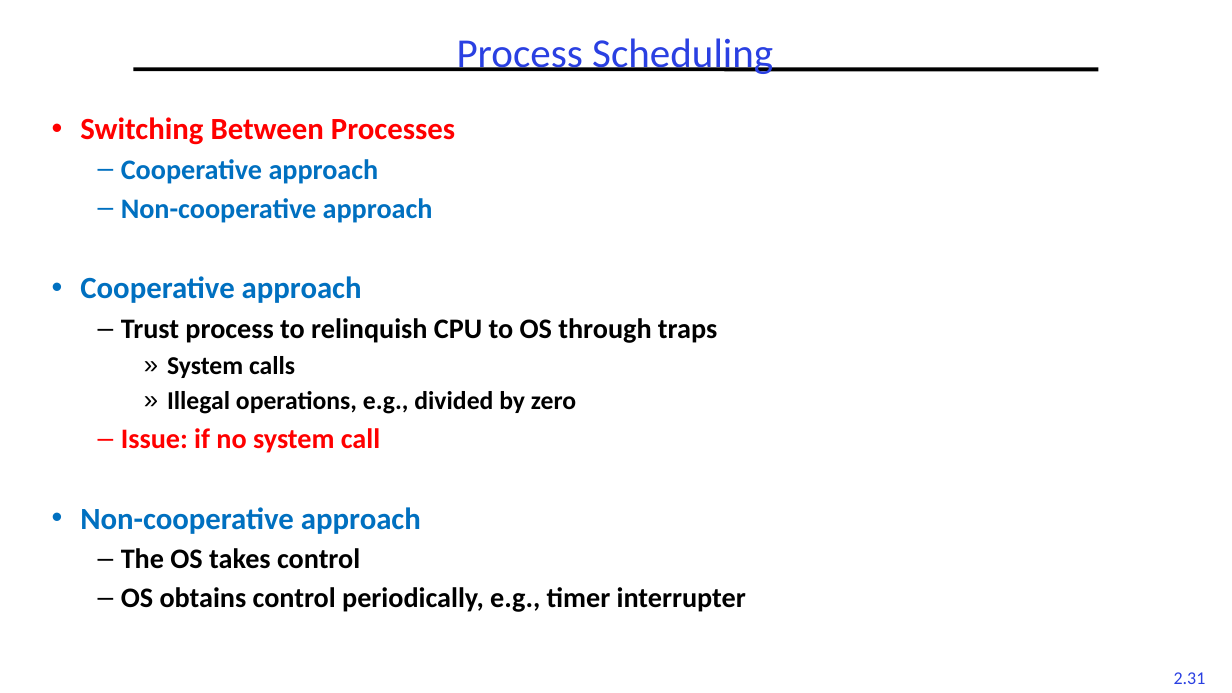
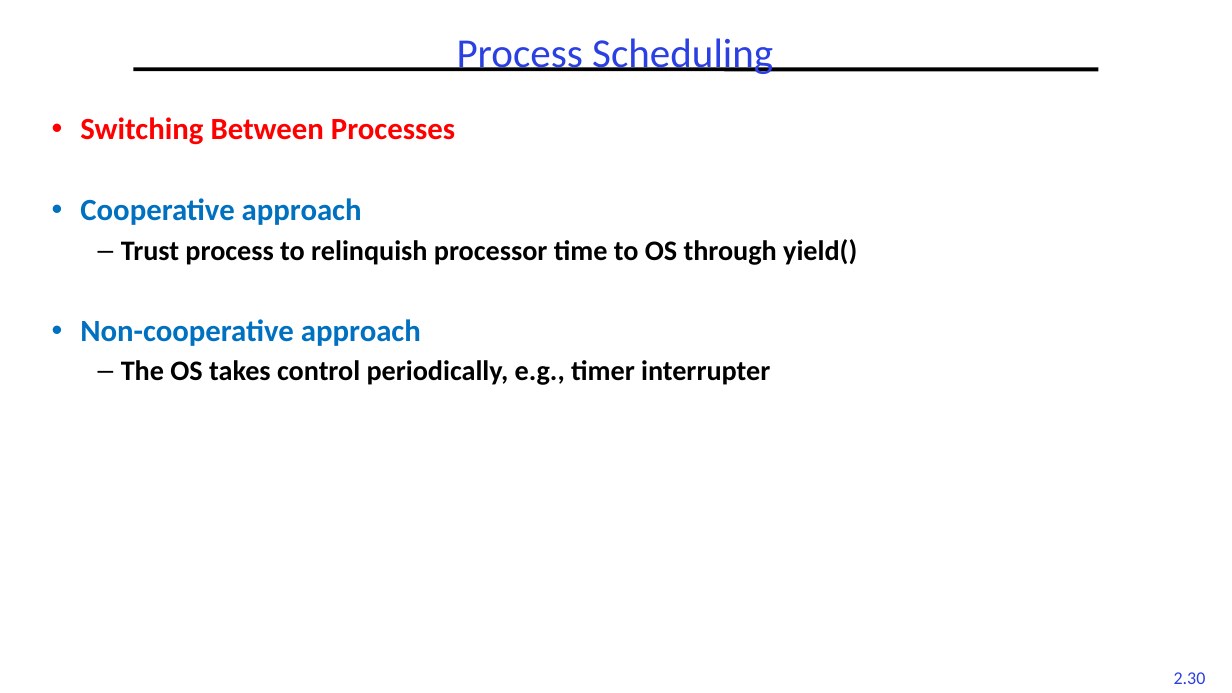
Before and after one commit to guhofstra/CSC256Fa25, a slide deck: slide 30 of PPTs/L2-Processes Threads.pptx (slide 31 before the commit). Drawn at 1232x693 pixels with LibreOffice and Linux fonts; fonts in the diff are those of the drawing. Boxes give left, top, right and bottom in pixels: in the first picture for what was removed or moved away, otherwise in the second. Text is boxed around its words. In the diff, an @@ line names an element or a change of style, - is before the commit and + after.

```diff
--- a/PPTs/L2-Processes Threads.pptx
+++ b/PPTs/L2-Processes Threads.pptx
@@ text at bbox=[80, 198, 421, 346]: size 22 to 24 pt in "Cooperative approach", "Non-cooperative approach"; bullet – to •; list level 2 to 1 in "Cooperative approach"; list level 2 to 1 in "Non-cooperative approach" @@
@@ text at bbox=[121, 239, 857, 265]: paragraph added @@
+  – Trust process to relinquish processor time to OS through yield()
@@ text at bbox=[121, 360, 770, 385]: text changed @@
-• Cooperative approach
-  – Trust process to relinquish CPU to OS through traps
-    » System calls
-    » Illegal operations, e.g., divided by zero
-  – Issue: if no system call
-• Non-cooperative approach
-  – The OS takes control
-  – OS obtains control periodically, e.g., timer interrupter
+  – The OS takes control periodically, e.g., timer interrupter
@@ page number at bbox=[1174, 672, 1206, 684]: text changed @@
-2.31
+2.30
```
Also in this commit, not shown: 6 other slides changed, 1 slide added, 8 slides removed, 1 other file.
